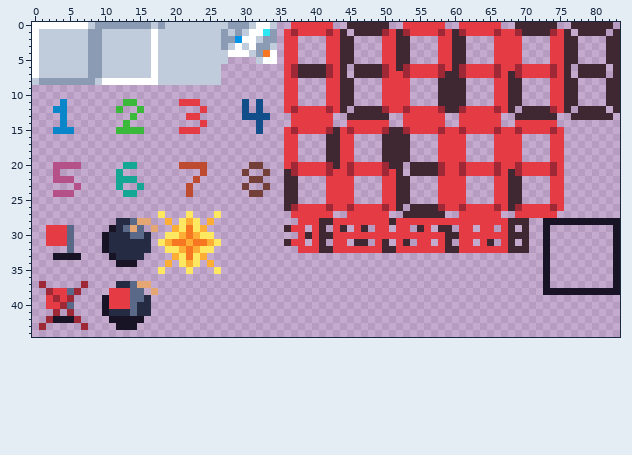
Edited in one commit: sprite sheet (resources/spritesheet.png). Above, as it was before the edit.
The file is 84x45 pixels. Colours within 5 levels of each other are drawn and written as one.
Once edited:
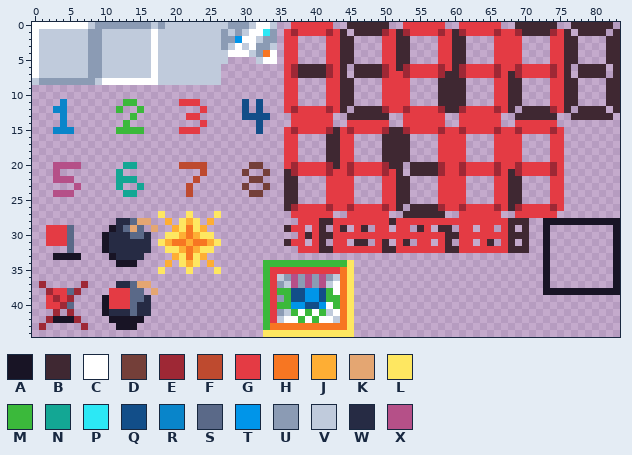
Palette (. is transparent): A #181425  B #3f2832  C #ffffff  D #743f39  E #9e2835  F #be4a2f  G #e43b44  H #f77622  J #feae34  K #e4a672  L #fee761  M #3bb93b  N #13a794  P #2ce8f5  Q #124e89  R #0985ca  S #5a6988  T #0095e9  U #8b9bb4  V #c0cbdc  W #262b44  X #b55088
Log entry: do some work to nine-slice textures
What changed:
@@ x 31..47 @@
 33 .................
-34 .................
-35 .................
-36 .................
-37 .................
-38 .................
-39 .................
-40 .................
-41 .................
-42 .................
-43 .................
-44 .................
+34 ..MMMMMMMMMMMML..
+35 ..MGGGGGGGGGGHL..
+36 ..MGVUXUXUXUVHL..
+37 ..MGUVXUXUXVCHL..
+38 ..MGMMQQTTQMCHL..
+39 ..MGUMQQTTQMMHL..
+40 ..MGMMTTQQTCMHL..
+41 ..MGUVMCMCMVCHL..
+42 ..MGVCCMCMCCVHL..
+43 ..MHHHHHHHHHHHL..
+44 ..LLLLLLLLLLLLL..
Boxes around the changes in both pictures, in picture pixels (x1, y1, x2, y2):
added: (263, 260, 354, 337)
